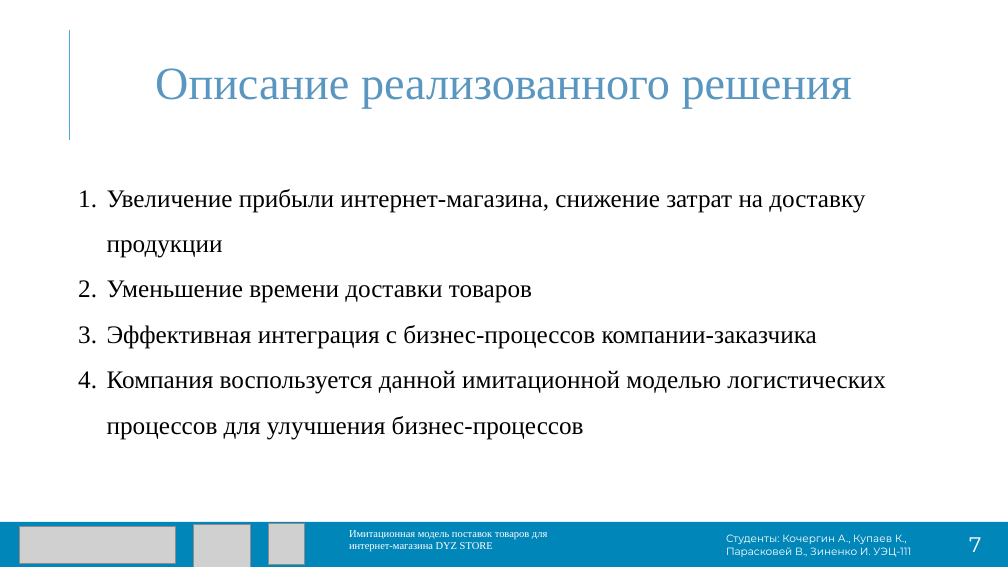
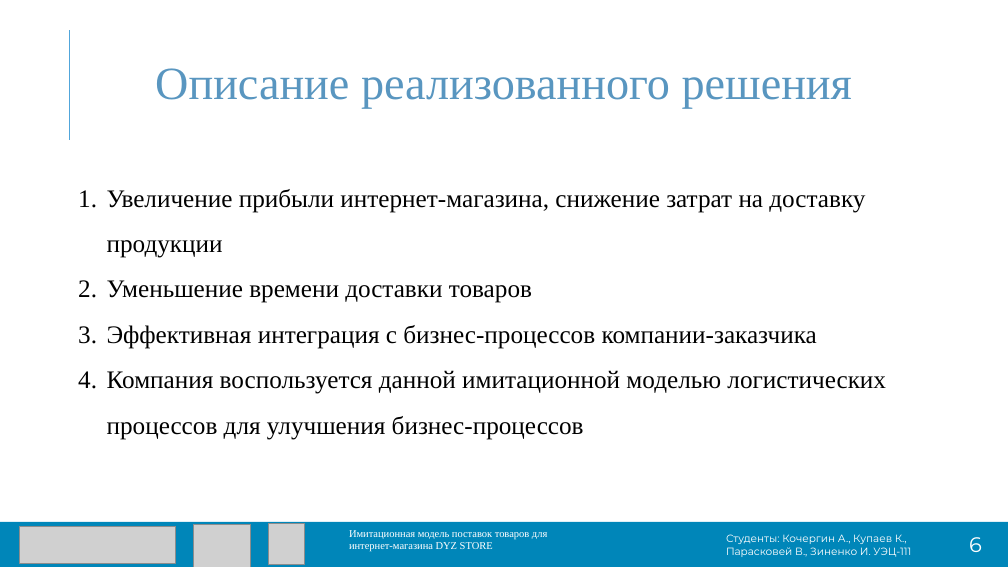
Before and after one commit to Exorser/DYZ-STORE, a slide deck: slide 6 of Postavki (1).pptx. Drawn at 1008x567 pixels with LibreOffice and Linux fonts; fonts in the diff are those of the drawing; grey boxes stand for pictures. Boxes give left, top, right and bottom in pixels: in the first picture for what was removed or moved away, otherwise in the second. Text is boxed around its words. In the diff, an @@ line names an element or a change of style, - is before the commit and + after.

```diff
--- a/Postavki (1).pptx
+++ b/Postavki (1).pptx
@@ text at [969,537,982,552]: text changed @@
-7
+6
```
Also in this commit, not shown: 8 other slides changed, 3 slides added.
